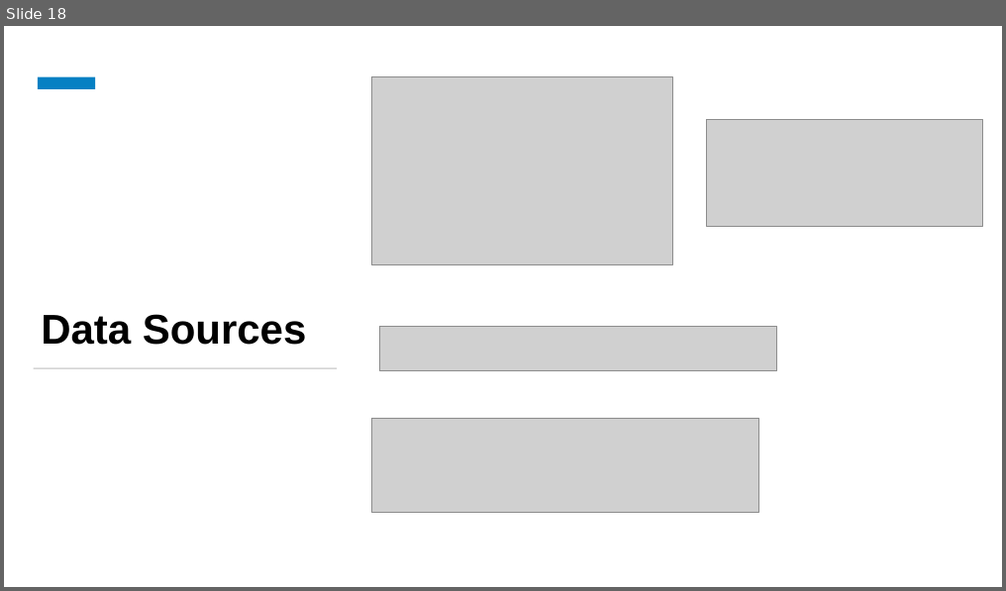
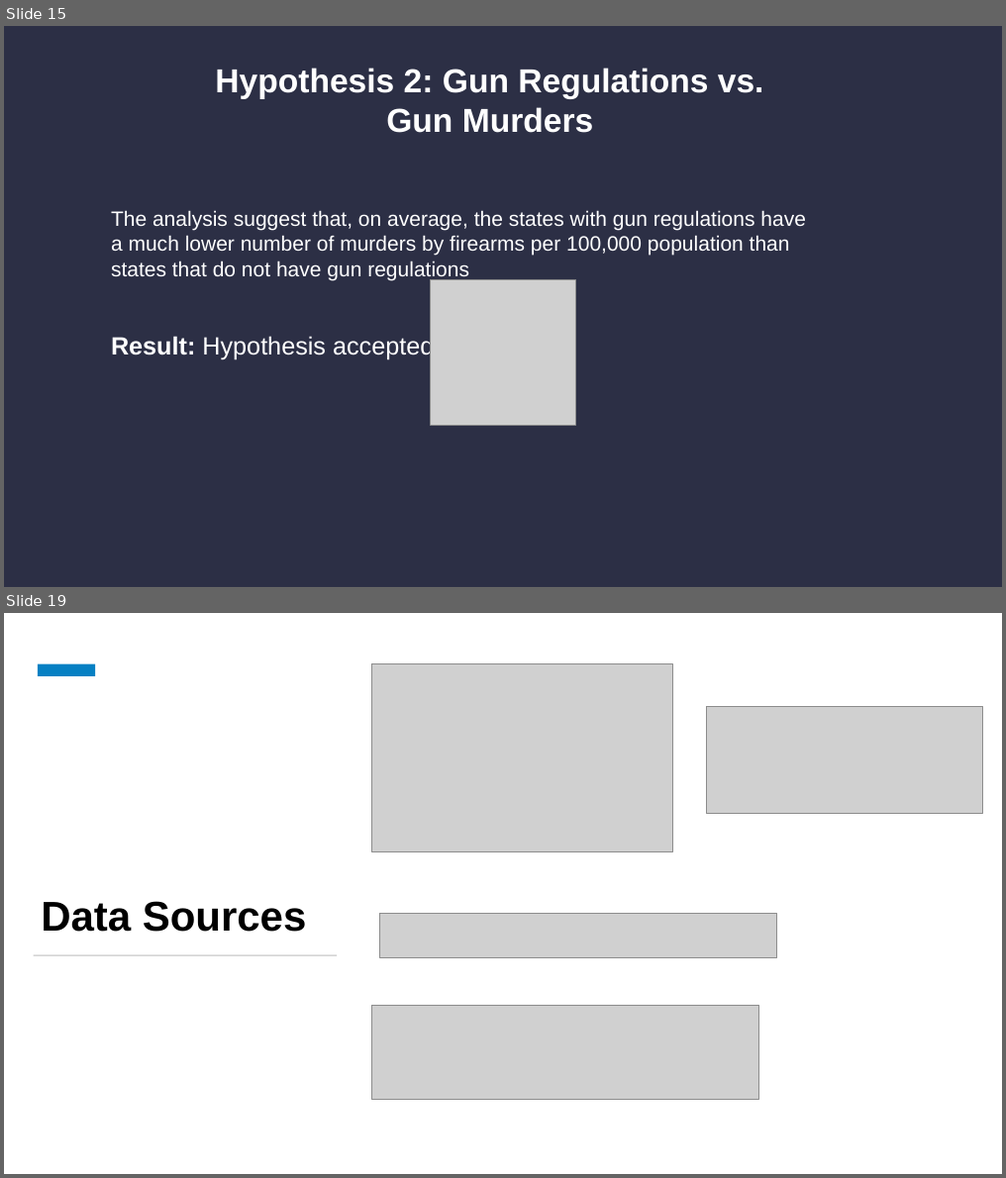
Before and after one commit to dustinhwhite/EDA-Project, a slide deck: Presentacion.pptx. Shown one above the other, each under a label of ours: slide 18 before the commit, slides 15 and 19 after it; the slides between them are not shown. The pictures are 1006x591 and 1006x1178 pixels, drawn with LibreOffice and Linux fonts; fonts in the diff are those of the drawing; grey boxes stand for pictures. Boxes give left, top, right and bottom in pixels: in the first picture for what was removed or moved away, otherwise in the second. Text is boxed around its words. In the diff, an @@ line names an element or a change of style, - is before the commit and + after.

```diff
--- a/Presentacion.pptx
+++ b/Presentacion.pptx
@@ slide 15 added at (x1=4, y1=26, x2=1002, y2=587), background #2C2F45 @@
@@ text added at (x1=215, y1=68, x2=764, y2=133), 32 pt, text #FFFFFF, bold @@
+Hypothesis 2: Gun Regulations vs. Gun Murders
@@ text added at (x1=111, y1=210, x2=806, y2=361), 20 pt, text #FFFFFF @@
+The analysis suggest that, on average, the states with gun regulations have a much lower number of murders by firearms per 100,000 population than states that do not have gun regulations
+Result: Hypothesis accepted.
@@ picture added at (x1=431, y1=279, x2=576, y2=425) @@
@@ what was slide 18 is now slide 19 @@
```
Also in this commit, not shown: 5 slides changed, 1 other slide added, 1 slide removed, 3 other files.
